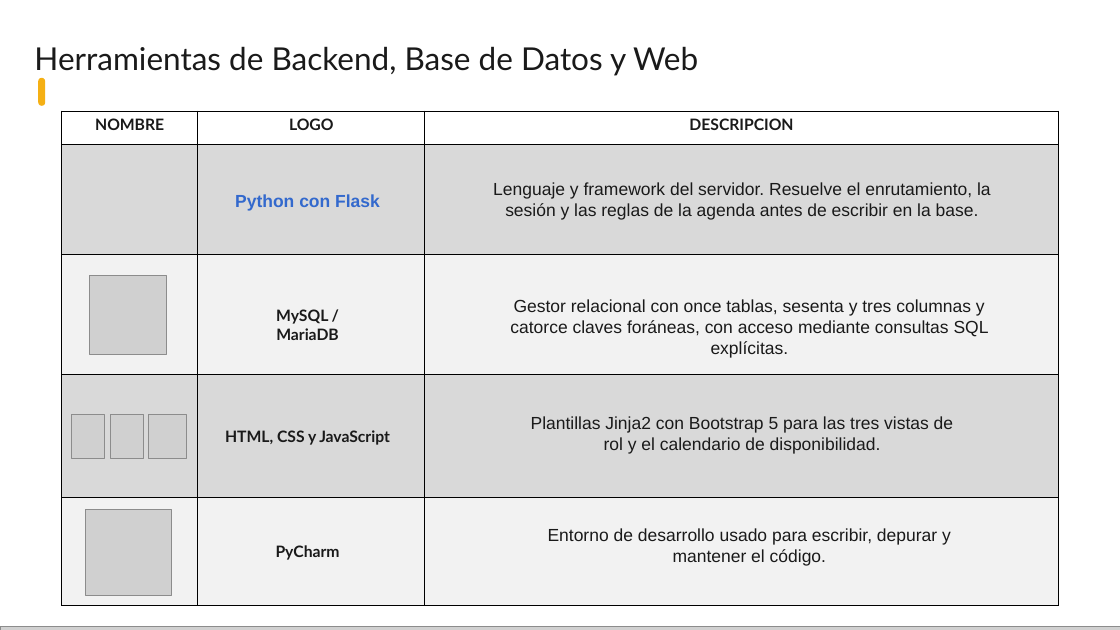
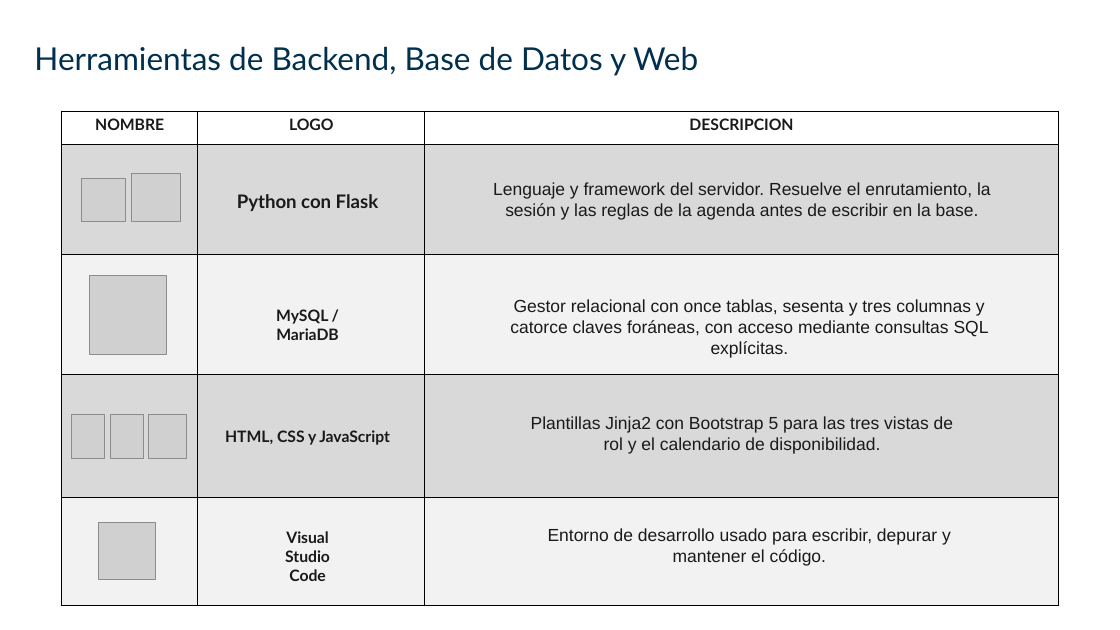
Before and after one commit to Brandonpyjv/Mediapp, a slide deck: slide 30 of docs tesis/exposicion/MediApp - Sustentación.pptx. Drawn at 1120x630 pixels with LibreOffice and Linux fonts; fonts in the diff are those of the drawing; grey boxes stand for pictures; background and template pictures are left out. Boxes give left, top, right and bottom in pixels: in the first picture for what was removed or moved away, otherwise in the second. Text is boxed around its words. In the diff, an @@ line names an element or a change of style, - is before the commit and + after.

```diff
--- a/docs tesis/exposicion/MediApp - Sustentación.pptx
+++ b/docs tesis/exposicion/MediApp - Sustentación.pptx
@@ text "Herramientas de Backend, Base de ..." at [34,46,698,76]: text colour #1A1A1A to #00304D @@
@@ rounded rectangle removed at [39,78,45,106] @@
@@ picture added at [82,178,125,222] @@
@@ picture added at [132,173,181,222] @@
@@ text "Python con Flask" at [237,194,379,211]: size 15 to 16 pt, font Arial to Lato, text colour #3369CD to #1A1A1A @@
@@ picture removed at [86,509,171,595] @@
@@ picture added at [98,523,155,580] @@
@@ text at [285,531,330,581]: text changed @@
-PyCharm
+Visual Studio Code
@@ picture removed at [0,627,1120,630] @@
```
Also in this commit, not shown: 35 other slides changed, 2 slides added, 2 slides removed, 9 other files.
